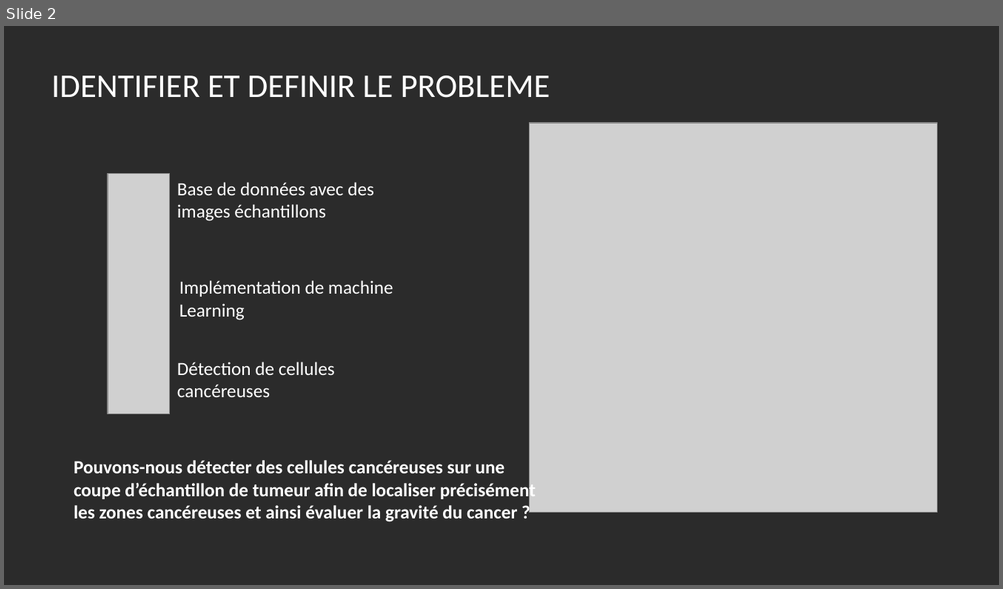
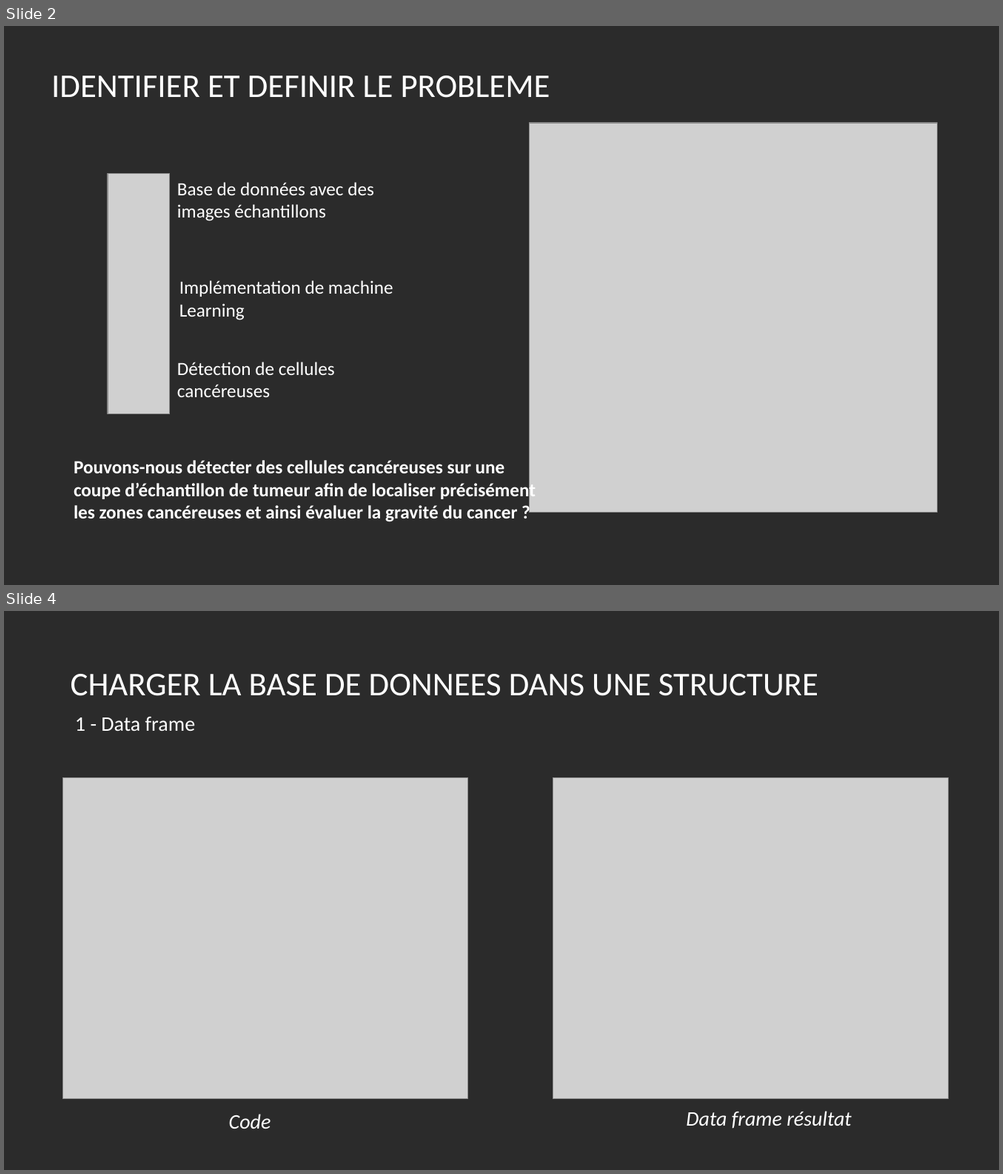
Before and after one commit to claponcet/DUT---IA-Detection-Cancer, a slide deck: Presentation.pptx. Shown one above the other, each under a label of ours: slide 2 before the commit, slides 2 and 4 after it; the slides between them are not shown. The pictures are 1003x589 and 1003x1174 pixels, drawn with LibreOffice and Linux fonts; fonts in the diff are those of the drawing; grey boxes stand for pictures; background and template pictures are left out; a plain dark background stands for a picture behind light text. Boxes give left, top, right and bottom in pixels: in the first picture for what was removed or moved away, otherwise in the second. Text is boxed around its words. In the diff, an @@ line names an element or a change of style, - is before the commit and + after.

```diff
--- a/Presentation.pptx
+++ b/Presentation.pptx
@@ slide 4 added at (x1=4, y1=611, x2=999, y2=1170), background picture (left out) @@
@@ text added at (x1=71, y1=674, x2=818, y2=696), 32 pt, text #FFFFFF @@
+CHARGER LA BASE DE DONNEES DANS UNE STRUCTURE
@@ text added at (x1=75, y1=717, x2=196, y2=731), 20 pt, text #FFFFFF @@
+1 - Data frame
@@ picture added at (x1=63, y1=778, x2=467, y2=1099) @@
@@ picture added at (x1=553, y1=778, x2=948, y2=1099) @@
@@ text added at (x1=229, y1=1114, x2=271, y2=1129), 20 pt, text #FFFFFF, italic @@
+Code
@@ text added at (x1=686, y1=1111, x2=851, y2=1129), 20 pt, text #FFFFFF, italic @@
+Data frame résultat
```
Also in this commit, not shown: 6 slides changed, 1 other slide added, 2 slides removed.
